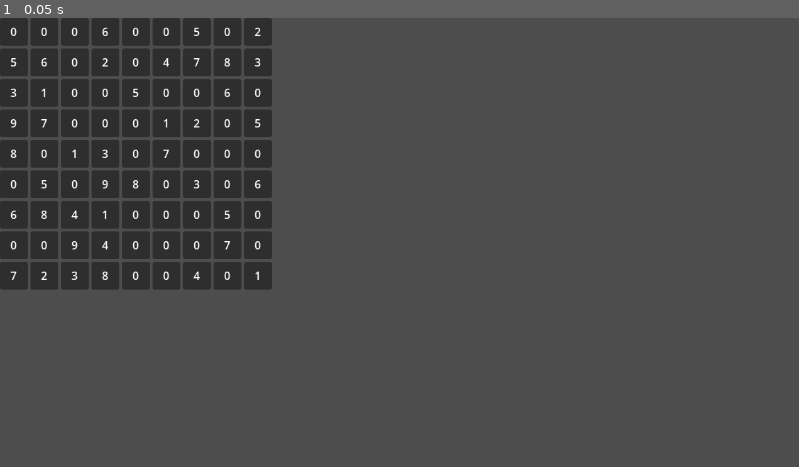
Above: before the commit, frame 1.
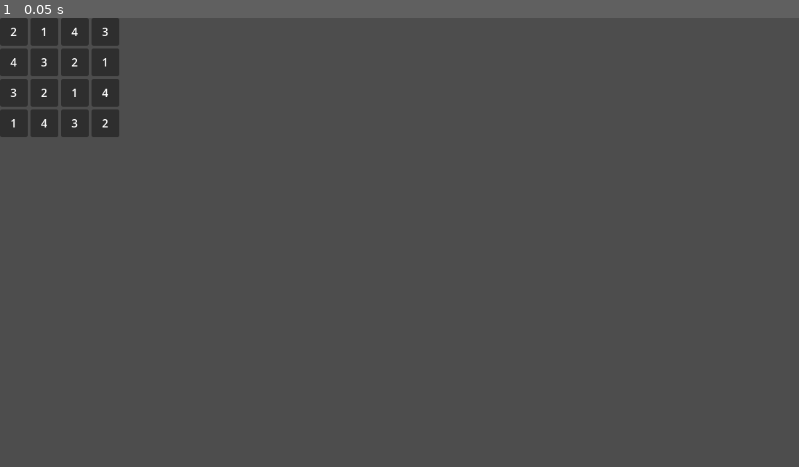
Above: after the commit, the same moment.

Repository: Tkach-Illia/Sudoku
Game: Godot game, scene res://scenes/main.tscn
Two runs of this game, one before a commit and one after it. Both use one fixed random seed, a clock stepped at 60 frames per second and the inputs below.
Inputs:
- Up to frame 1 (0.05 s): no input

The runs differ from the first frame. In frame 1, 13% of the frame differs, in the area x 0-35%, y 0-61%.

Commit message:
Added backtracking but slow

Diff:
--- a/scenes/main.tscn
+++ b/scenes/main.tscn
@@ -6,7 +6,6 @@
 [node name="Node2D" type="Node2D" unique_id=1934224561 node_paths=PackedStringArray("board_node")]
 script = ExtResource("1_0wfyh")
 board_node = NodePath("Board")
-numbers = null
 
 [node name="Board" parent="." unique_id=1810149725 instance=ExtResource("1_o5qli")]
 size_flags_horizontal = 4
--- a/scripts/main.gd
+++ b/scripts/main.gd
@@ -1,7 +1,7 @@
 extends Node2D
 class_name Main
 
-static var row_size: int = 3
+static var row_size: int = 2
 
 @export var board_node: Control
 var board_array: Array
@@ -47,11 +47,8 @@
 func _ready() -> void:
 	init_allowed_numbers()
 	board_array = fill_board()
+	print(board_array)
 	board_node.setup(board_array)
-	var pair: Array[int] = [7,7]
-	print(7/3)
-	var i = 8
-	print([pair[0]/row_size,i/row_size],[pair[0]%row_size,i%row_size])
 
 func init_allowed_numbers():
 	for i in row_size*row_size:
@@ -112,17 +109,57 @@
 	return grid
 
 func fill_board():
-	var pairs: Array[Array] = generate_board_pairs()
-	var board: Array[Array] = generate_board()
+	var pairs: Array = generate_board_pairs()
+	var board: Array = generate_board()
+
+	pairs.shuffle()
+	board = try_seed(pairs, board)
 	print(board)
-	while not pairs.is_empty():
+	return board
+
+func try_seed(pairs: Array, board:Array):
+	if not has_zero(board):
+		return board
+	var result : Array = []
+	var used_pairs: Array[Array] = []
+	for pair in pairs:
+		if result.is_empty():
+			for value in get_valid_numbers(board, pair):
+
+				board[pair[0]/row_size as int][pair[1]/row_size as int][pair[0]%row_size as int][pair[1]%row_size as int] = value
+
+				result = try_seed(pairs.filter(func(el): return el != pair),board)
+				if not result.is_empty():
+					return board
+
+				board[pair[0]/row_size as int][pair[1]/row_size as int][pair[0]%row_size as int][pair[1]%row_size as int] = 0
+				used_pairs.append(pair)
+		else:
+			return result
+	return []
+
+func test(pairs: Array, board:Array):
+	var used_pairs: Array[Array] = []
+
+	var exit: int = 0
+	while not pairs.is_empty() and exit<500:
 		var pair: Array = pairs.pick_random()
 		var valid_numbers = get_valid_numbers(board, pair)
+		exit+=1
 		if valid_numbers.is_empty():
-			print("fail")
-			return board
-		board[pair[0]/row_size][pair[1]/row_size][pair[0]%row_size][pair[1]%row_size] = valid_numbers.pick_random()
-		pairs.erase(pair)
+			#if used_pairs.is_empty():
+				print("fail")
+				return null
+			#var last_used_pair: Array = used_pairs[-1]
+			#print(used_pairs[-1])
+			#used_pairs.erase(last_used_pair)
+			#board[last_used_pair[0]/row_size as int][last_used_pair[1]/row_size as int][last_used_pair[0]%row_size as int][last_used_pair[1]%row_size as int] = 0
+			#pairs.append(last_used_pair)
+		else:
+			board[pair[0]/row_size as int][pair[1]/row_size as int][pair[0]%row_size as int][pair[1]%row_size as int] = valid_numbers.pick_random()
+
+			pairs.erase(pair)
+			used_pairs.append(pair)
 	return board
 
 func get_valid_numbers(board: Array[Array], pair: Array):
@@ -146,3 +183,12 @@
 
 func check_number_in_sequence(arr: Array, number: int):
 	return arr.filter(func(i): return i==number).size() == 0
+
+func has_zero(array) -> bool:
+	for i in array:
+		for j in i:
+			for k in j:
+				for l in k:
+					if l == 0:
+						return true
+	return false
